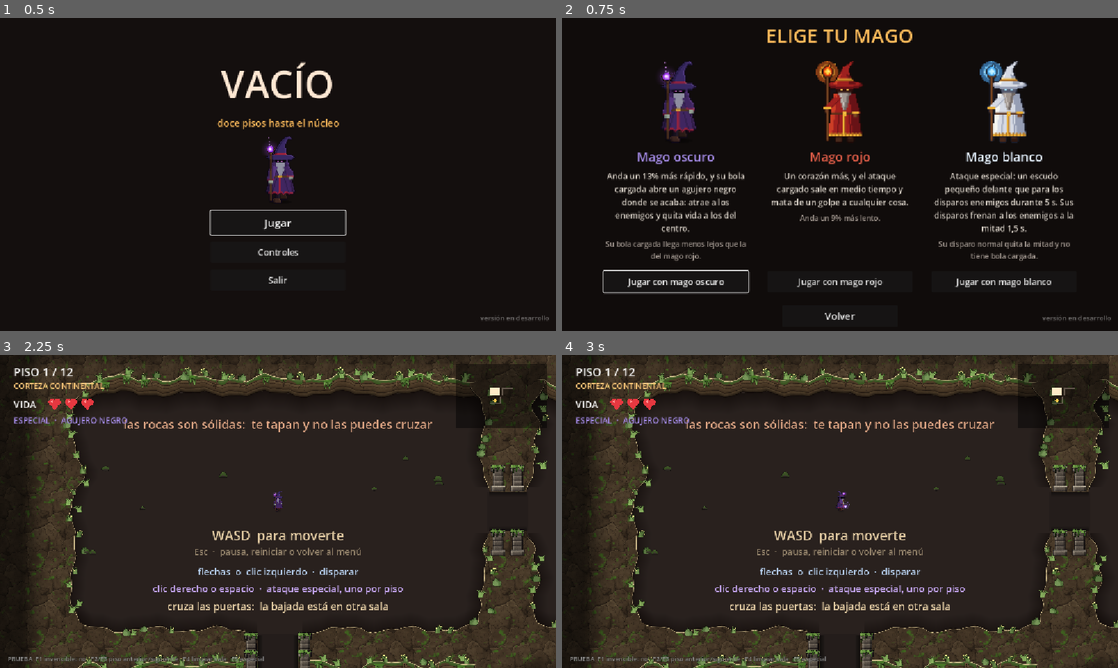
Above: before the commit, frames 1-4 (two rows, left to right).
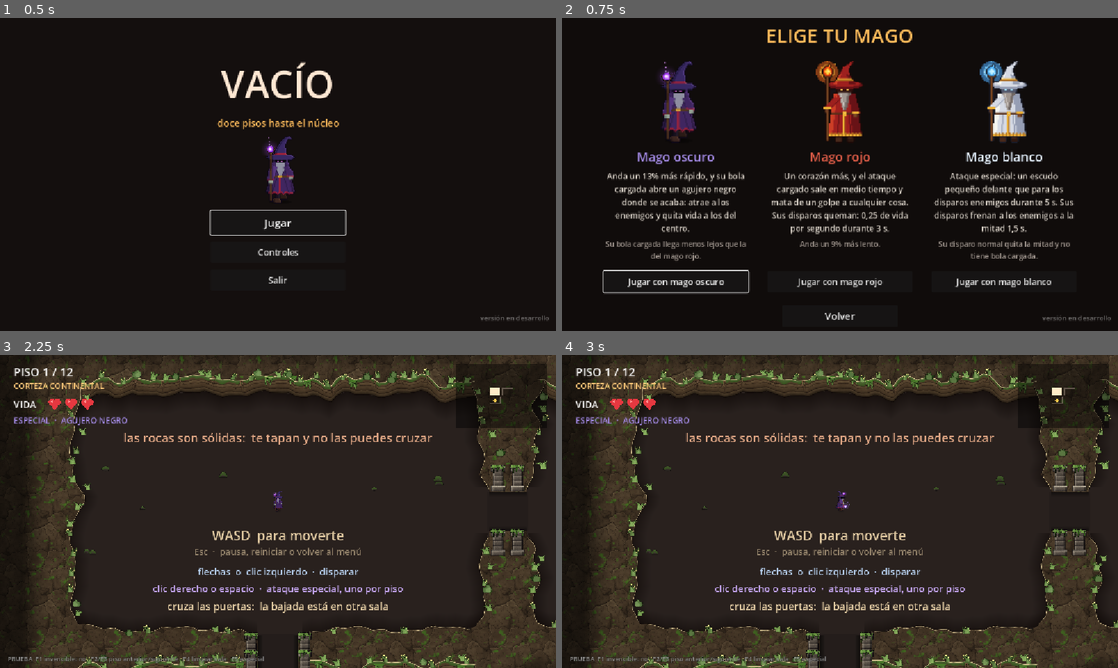
Above: after the commit, the same moments.

Repository: MatiasRodrigo0502/Vacio
Game: Godot game, scene res://scenes/MenuPrincipal.tscn
Same seed, same stepped clock (60 frames per second), same inputs: the game is played once before the commit and once after it.
Inputs (mouse positions are in pixels of both pictures, inside the frame that each line leads up to):
- Up to frame 1 (0.5 s): no input
- Up to frame 2 (0.75 s): click "Jugar" at 0.5 s
- Up to frame 3 (2.25 s): click "Jugar" at 1.25 s; click "Jugar con mago oscuro" at 2 s
- Up to frame 4 (3 s): tap Enter at 2.75 s; move the mouse to (962, 495) at 2.77 s; hold Right (disparar_derecha) from 2.78 s (still down); hold Right mouse button (cargar_ataque) from 2.78 s (still down)

Frame 1 is identical in both runs. In frame 2, 0.8% of the frame differs, in the area x 37-63%, y 61-74%; in frame 3, 5.4%, in the area x 11-91%, y 3-90%; in frame 4, 5.4%.

Commit message:
Mago rojo: sus disparos queman; el cartel de las rocas, mas abajo
- Cada bola del mago rojo que da a un enemigo lo deja quemandose 3 s:
  0,25 de vida por segundo (PersonajeJugable.quemadura_duracion y
  quemadura_dano, Enemigo.quemar). Un golpe nuevo rellena la cuenta pero no
  reinicia el tic ni suma otra quemadura. Llamas y resplandor a los pies.
- El cartel de las rocas del tutorial baja 45 px: se pegaba a la linea del
  ataque especial del HUD.

Co-Authored-By: Claude Opus 5.5 <noreply@anthropic.com>

Diff:
--- a/resources/personajes/2_mago_rojo.tres
+++ b/resources/personajes/2_mago_rojo.tres
@@ -7,7 +7,7 @@
 [resource]
 script = ExtResource("1_script")
 nombre = "Mago rojo"
-ventaja = "Un corazón más, y el ataque cargado sale en medio tiempo y mata de un golpe a cualquier cosa."
+ventaja = "Un corazón más, y el ataque cargado sale en medio tiempo y mata de un golpe a cualquier cosa. Sus disparos queman: 0,25 de vida por segundo durante 3 s."
 pega = "Anda un 9% más lento."
 animaciones = ExtResource("2_animaciones")
 retrato = ExtResource("3_retrato")
@@ -23,3 +23,5 @@
 radio_bola_extra = 0.0
 tiempo_carga_multiplicador = 0.5
 dano_cargado_extra = 2
+quemadura_duracion = 3.0
+quemadura_dano = 0.25
--- a/scripts/bola_magica.gd
+++ b/scripts/bola_magica.gd
@@ -37,6 +37,10 @@
 @export var dano: float = 1.0
 ## Segundos que deja frenado al enemigo que toca. 0 = no frena.
 @export var frena: float = 0.0
+## Segundos que deja quemandose al enemigo que toca, y lo que le quita la
+## quemadura cada segundo. 0 segundos = no quema.
+@export var quema: float = 0.0
+@export var dano_quema: float = 0.0
 
 ## Marca el disparo cargado. Ya no decide el color (eso lo hace `color`), pero
 ## sirve para saber que bola es cual sin mirar su tamano.
@@ -137,6 +141,8 @@
 	# chocado, solo si eso se puede romper.
 	if area.has_method("herir"):
 		area.herir(dano, frena)
+		if quema > 0.0 and area.has_method("quemar"):
+			area.quemar(quema, dano_quema)
 	elif area.has_method("romper"):
 		for i in int(ceil(dano)):
 			if not is_instance_valid(area):
--- a/scripts/enemigo.gd
+++ b/scripts/enemigo.gd
@@ -28,6 +28,10 @@
 ## color, para que se vea por que va lento.
 const RITMO_FRENADO: float = 0.5
 const COLOR_FRENADO := Color(0.62, 0.84, 1.25)
+## Quemadura (por los disparos del mago rojo): quita vida a golpes de un
+## segundo, no un poco cada fotograma, porque cada golpe hace parpadear al
+## enemigo y eso es lo que dice que le esta quemando.
+const TIC_QUEMADURA: float = 1.0
 
 ## De donde salen vida, velocidad, dibujo y demas. Lo pone la mecanica que los
 ## reparte; sin tipo, el enemigo no sabe que es y no se coloca.
@@ -37,6 +41,11 @@
 var _vida: float = 0.0
 ## Segundos de frenado que le quedan (ver herir).
 var _frenado: float = 0.0
+## Golpes de quemadura que le quedan, lo que quita cada uno y cuanto falta
+## para el siguiente. 0 golpes = no se quema.
+var _quemaduras: int = 0
+var _dano_quemadura: float = 0.0
+var _tic_quemadura: float = 0.0
 var _objetivo: Node2D = null
 ## Dormido no se mueve ni dispara. La sala lo duerme al registrarlo y lo
 ## despierta cuando el jugador entra.
@@ -111,6 +120,9 @@
 	if _muriendo:
 		return
 	_golpear_lo_que_toca()
+	_arder(delta)
+	if _muriendo:
+		return
 	# Frenado, anda, apunta y recarga a la mitad: el tiempo le pasa mas lento.
 	# Pegar al tocarte no: eso no depende de su ritmo, sino de que le toques.
 	if _frenado > 0.0:
@@ -196,6 +208,40 @@
 	# paso de fisica, y al morir se crean nodos con colision (las crias). El
 	# motor no deja meterlos ahi.
 	_morir.call_deferred()
+
+
+## Lo deja quemandose 'segundos': le quita 'dano' cada segundo. Lo llama la
+## bola del mago rojo en cada golpe.
+##
+## Otro golpe mientras arde vuelve a poner la cuenta en 'segundos', pero NO
+## reinicia el tic: el mago dispara cada medio segundo, y si cada bola
+## reiniciara la espera del primer golpe, disparandole sin parar no le
+## quemaria nunca.
+func quemar(segundos: float, dano: float) -> void:
+	if _vida <= 0 or segundos <= 0.0:
+		return
+	if _quemaduras == 0:
+		_tic_quemadura = TIC_QUEMADURA
+	_quemaduras = maxi(_quemaduras, ceili(segundos / TIC_QUEMADURA))
+	_dano_quemadura = dano
+
+
+func esta_quemado() -> bool:
+	return _quemaduras > 0
+
+
+## Cuenta la quemadura. Va a tiempo real, no al ritmo del frenado: el fuego
+## no se frena porque el enemigo vaya lento.
+func _arder(delta: float) -> void:
+	if _quemaduras <= 0:
+		return
+	queue_redraw()
+	_tic_quemadura -= delta
+	if _tic_quemadura > 0.0:
+		return
+	_tic_quemadura += TIC_QUEMADURA
+	_quemaduras -= 1
+	herir(_dano_quemadura)
 
 
 ## Lo deja frenado 'segundos' (si ya lo estaba, se queda con lo que dure mas).
@@ -238,6 +284,31 @@
 		draw_line(copo - Vector2(0.0, 3.5), copo + Vector2(0.0, 3.5), Color.WHITE, 1.4)
 
 
+## Unas llamas a los pies, por el mismo motivo que la escarcha: el sprite se
+## pinta encima de esto, asi que en el cuerpo quedarian tapadas. Suben y
+## bajan cada una a su ritmo, para que se vea que arden.
+func _pintar_llamas() -> void:
+	var radio := tipo.alto * 0.62
+	var pies := Vector2(0.0, tipo.alto * 0.42)
+	# Un resplandor naranja en el suelo, achatado como la escarcha: se ve
+	# aunque el cuerpo tape las llamas de detras.
+	draw_set_transform(pies, 0.0, Vector2(1.0, 0.4))
+	draw_circle(Vector2.ZERO, radio * 1.1, Color(1.0, 0.4, 0.05, 0.25 + 0.08 * sin(_fase * 9.0)))
+	draw_set_transform(Vector2.ZERO)
+	for k in 7:
+		var angulo := k * TAU / 7.0 + 0.4
+		var base := pies + Vector2(cos(angulo) * radio, sin(angulo) * radio * 0.4)
+		var alto := tipo.alto * (0.38 + 0.14 * sin(_fase * 11.0 + k * 1.7))
+		var ancho := 6.0
+		var llama := PackedVector2Array([
+			base + Vector2(-ancho, 0.0), base + Vector2(0.0, -alto), base + Vector2(ancho, 0.0)])
+		draw_colored_polygon(llama, Color(1.0, 0.45, 0.1, 0.9))
+		var dentro := PackedVector2Array([
+			base + Vector2(-ancho * 0.5, 0.0), base + Vector2(0.0, -alto * 0.55),
+			base + Vector2(ancho * 0.5, 0.0)])
+		draw_colored_polygon(dentro, Color(1.0, 0.9, 0.35, 0.95))
+
+
 # --- Movimiento y ataque ----------------------------------------------------
 
 func _mover(direccion: Vector2, delta: float) -> void:
@@ -412,6 +483,8 @@
 func _draw() -> void:
 	if _frenado > 0.0 and tipo != null:
 		_pintar_escarcha()
+	if _quemaduras > 0 and tipo != null:
+		_pintar_llamas()
 	if _apuntando <= 0.0 or tipo == null or not tipo.es_a_distancia():
 		return
 	if tipo.proyectil.estilo != TipoProyectil.Estilo.RAYO:
--- a/scripts/personaje_jugable.gd
+++ b/scripts/personaje_jugable.gd
@@ -85,6 +85,14 @@
 ## la mitad). 0 = no frena.
 @export var frena_disparo: float = 0.0
 
+@export_group("Quemadura")
+## Segundos que deja quemandose a un enemigo cada bola que le da, la normal y
+## la cargada. 0 = no quema. Otro golpe mientras se quema vuelve a poner la
+## cuenta en estos segundos: no se suman dos quemaduras a la vez.
+@export var quemadura_duracion: float = 0.0
+## Vida que quita la quemadura cada segundo.
+@export var quemadura_dano: float = 0.25
+
 @export_group("Ataque especial")
 ## Lo que sale con el clic derecho o el espacio.
 ##
--- a/scripts/principal.gd
+++ b/scripts/principal.gd
@@ -105,6 +105,10 @@
 	# Lo que quita y lo que frena el disparo normal es de cada mago.
 	bola.dano = _jugador.dano_disparo
 	bola.frena = _jugador.frena_disparo
+	# La quemadura del mago rojo, en las dos bolas.
+	if _jugador.mago != null:
+		bola.quema = _jugador.mago.quemadura_duracion
+		bola.dano_quema = _jugador.mago.quemadura_dano
 	if cargada:
 		# El ataque cargado parte de los numeros ya mejorados y los multiplica,
 		# para que los objetos recogidos tambien se noten en el.
--- a/scripts/tutorial.gd
+++ b/scripts/tutorial.gd
@@ -37,7 +37,9 @@
 	# A 95 del borde: a 120 se pegaba al cartel del ataque cargado (en el
 	# piso 1 quedaban a 34 px), y mas abajo lo taparia la pared.
 	_centrar(_puertas, inicio + Vector2(0.0, tamano_sala.y * 0.5 - 95.0))
-	_centrar(_esquivar, inicio + Vector2(0.0, -tamano_sala.y * 0.5 + 120.0))
+	# A 165 del borde de arriba: a 120 se pegaba a la linea del ataque
+	# especial del HUD, que esta arriba a la izquierda.
+	_centrar(_esquivar, inicio + Vector2(0.0, -tamano_sala.y * 0.5 + 165.0))
 	_centrar(_bajar, salida - Vector2(0.0, 130.0))
 
 
Not shown, changed: CLAUDE.md
Not shown, changed: README.md
Not shown, changed: docs/todo-lo-hecho.md
Not shown, changed: resources/personajes/README.md
